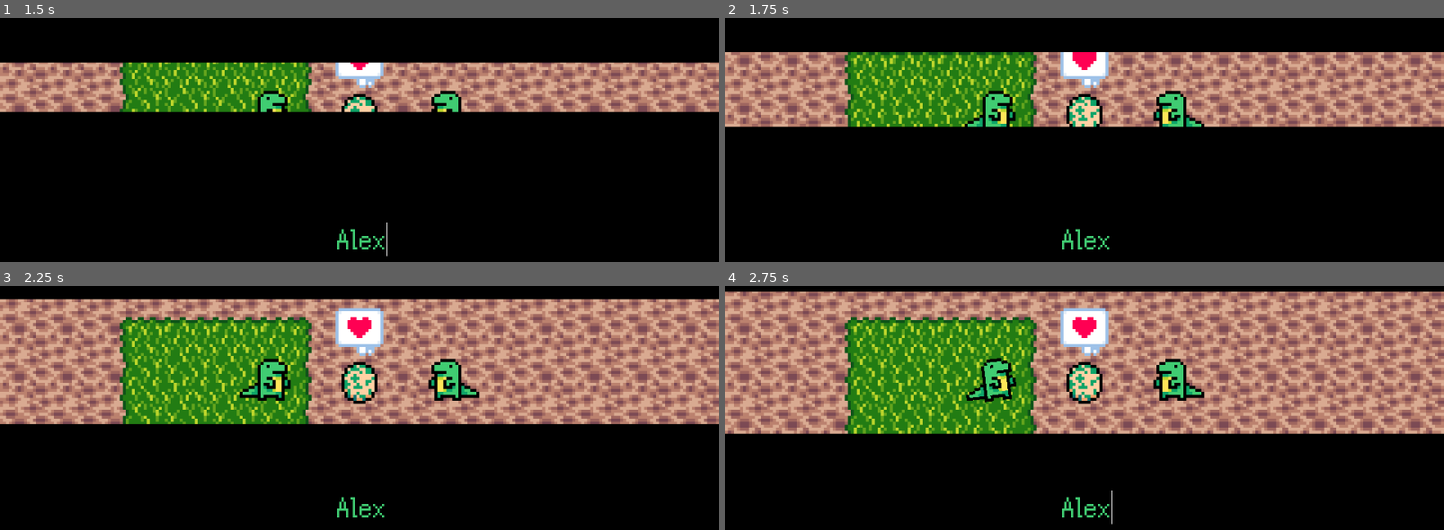
Above: before the commit, frames 1-4 (two rows, left to right).
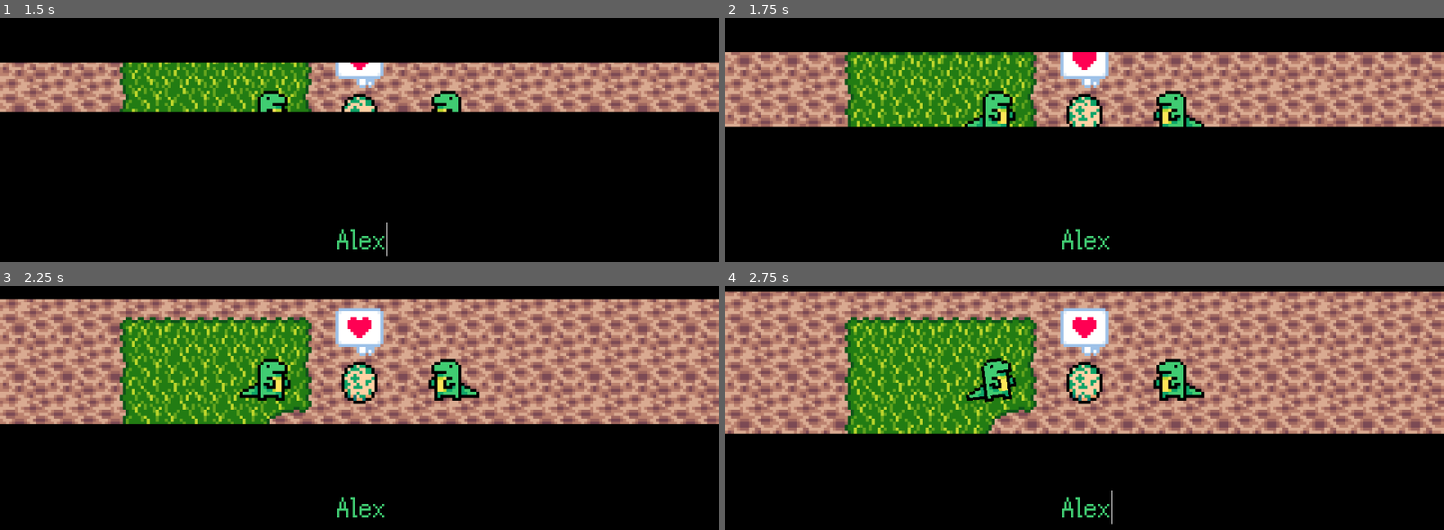
Above: after the commit, the same moments.

Repository: colinbellino/ai-and-games-2022
Game: Godot game, scene res://media/scenes/main.tscn
Same seed, same stepped clock (60 frames per second), same inputs: the game is played once before the commit and once after it.
Inputs (mouse positions are in pixels of both pictures, inside the frame that each line leads up to):
- Up to frame 1 (1.5 s): click (359, 240) at 0.52 s; type "Alex" at 0.6 s; move the mouse to (517, 64) at 1.27 s; click (517, 64) at 1.35 s
- Up to frame 2 (1.75 s): no input
- Up to frame 3 (2.25 s): move the mouse to (215, 371) at 2.02 s; right-click (215, 371) at 2.1 s; click (215, 371) at 2.17 s
- Up to frame 4 (2.75 s): no input

Frame 1 is identical in both runs. In frame 2, less than 0.1% of the frame differs, in the area x 40-44%, y 41-45%; in frame 3, 0.5%; in frame 4, 0.7%, in the area x 36-44%, y 41-61%.

Commit message:
Fix pathfinding again

Diff:
--- a/src/LDTK.gd
+++ b/src/LDTK.gd
@@ -176,7 +176,7 @@
         # Vector2(1, -1),
     ])
 
-    var ground : TileMap = Globals.world.find_node("AutoLayer", true, false)
+    var ground : TileMap = Globals.world.find_node("Walkable", true, false)
     var cells : PoolVector2Array = ground.get_used_cells()
     for index in range(0, cells.size()):
         var position = cells[index]
Not shown, changed: media/maps/world_0.ldtk
